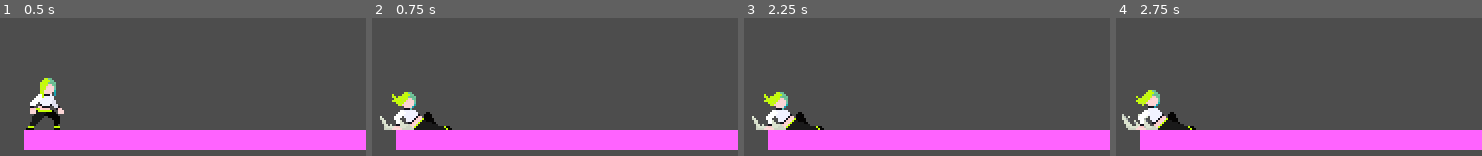
Above: before the commit, frames 1-4 (left to right).
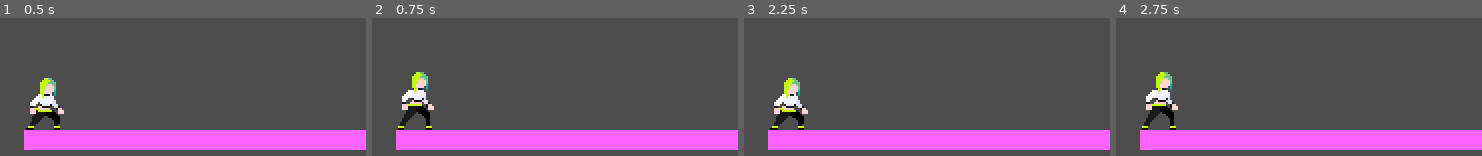
Above: after the commit, the same moments.

Repository: maker-lukas/terra
Game: Godot game, scene res://schenes/world.tscn
Two runs of this game, one before a commit and one after it. Both use one fixed random seed, a clock stepped at 60 frames per second and the inputs below. Sound files missing from this copy of the repository are replaced by a short silence.
Inputs (mouse positions are in pixels of both pictures, inside the frame that each line leads up to):
- Up to frame 1 (0.5 s): no input
- Up to frame 2 (0.75 s): tap Enter at 0.5 s; move the mouse to (558, 80) at 0.52 s; hold Right from 0.53 s (still down); hold Shift (Slide) from 0.53 s (still down); click (558, 80) at 0.67 s
- Up to frame 3 (2.25 s): tap Space (Jump) at 0.77, 1.52 s; move the mouse to (outside the picture) at 1.27 s; release Shift (Slide) at 1.28 s; tap Alt at 1.35 s; move the mouse to (853, 19) at 2.02 s; release Right at 2.03 s; hold Left from 2.03 s (still down); hold Shift (Slide) from 2.03 s (still down)
- Up to frame 4 (2.75 s): keep holding Left; keep holding Shift (Slide)

Frame 1 is identical in both runs. In frame 2, 3.1% of the frame differs, in the area x 2-22%, y 39-82%; in frame 3, 3.0%; in frame 4, 3.3%, in the area x 1-22%, y 39-82%.

Commit message:
disable sliding while idle

Diff:
--- a/player_test.gd
+++ b/player_test.gd
@@ -11,7 +11,7 @@
 
 @export_group("Slide")
 @export var slide_min_beats: float = 0.5
-@export var slide_max_beats: float = 1.8
+@export var slide_max_beats: float = 1.5
 @export_range(0.1, 1.0) var slide_collision_scale: float = 0.5
 
 @export_group("Beat timing")
@@ -99,7 +99,7 @@
 	elif Input.is_action_just_released("Jump") and velocity.y < 0.0:
 		velocity.y *= jump_cut_multiplier
 
-	if not jumped and not _sliding and is_on_floor() and not slide_buffer_timer.is_stopped():
+	if not jumped and not _sliding and is_on_floor() and _is_running() and not slide_buffer_timer.is_stopped():
 		slide_buffer_timer.stop()
 		_start_slide()
 
@@ -176,3 +176,6 @@
 	if _slide_time >= max_time or not is_on_floor():
 		return true
 	return _slide_time >= min_time and not Input.is_action_pressed("Slide")
+
+func _is_running() -> bool:
+	return absf(velocity.x) > 1.0
